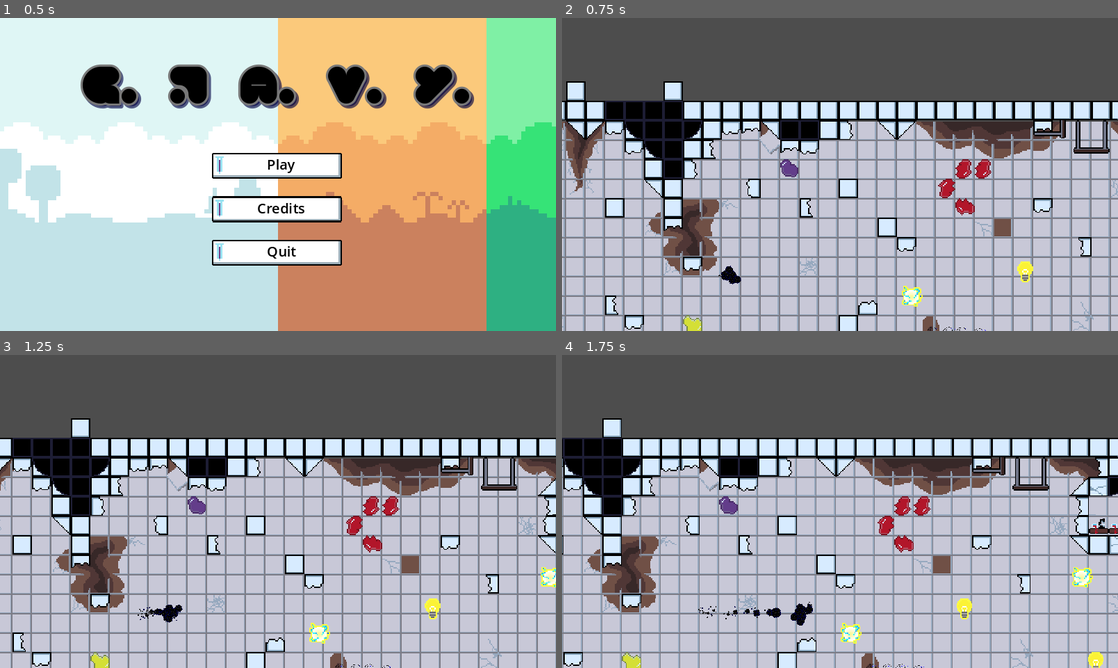
Above: before the commit, frames 1-4 (two rows, left to right).
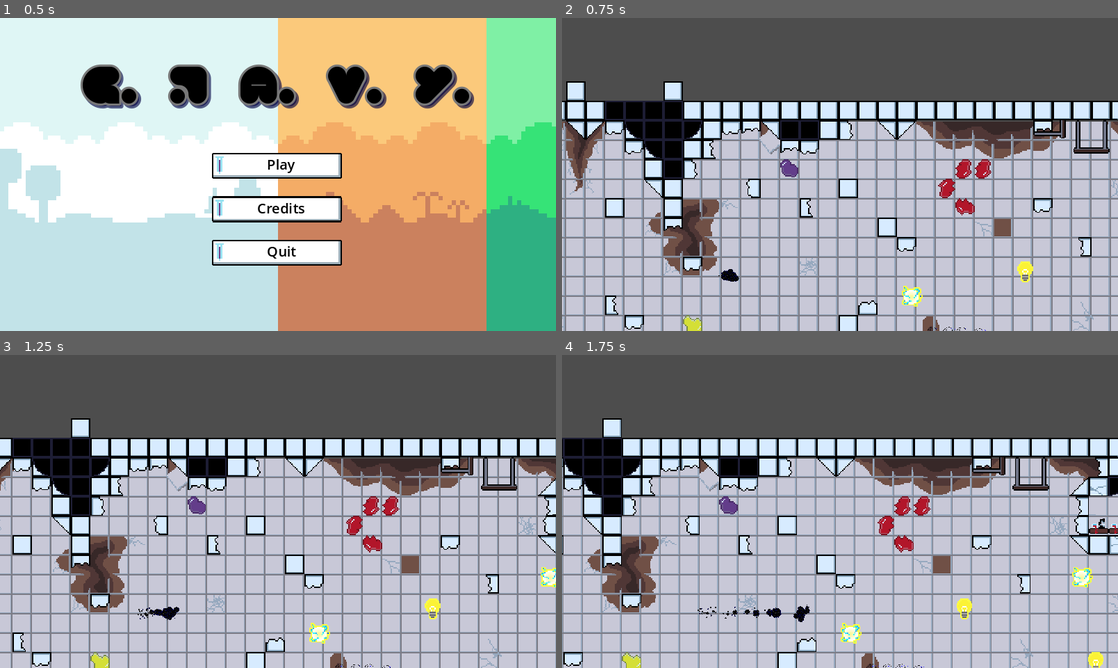
Above: after the commit, the same moments.

Repository: BenBenBenB/godot-testing-2d
Game: Godot game, scene res://scene/main.tscn
Same seed, same stepped clock (60 frames per second), same inputs: the game is played once before the commit and once after it. Sound files missing from this copy of the repository are replaced by a short silence.
Inputs:
- Up to frame 1 (0.5 s): no input
- Up to frame 2 (0.75 s): click "Play" at 0.5 s
- Up to frame 3 (1.25 s): no input
- Up to frame 4 (1.75 s): hold D (move_right) from 1.28 s (still down)

Frame 1 is identical in both runs. In frame 2, less than 0.1% of the frame differs, in the area x 28-33%, y 79-86%; in frame 3, 0.1%; in frame 4, 0.2%, in the area x 24-46%, y 78-87%.

Commit message:
mushroom mushroom mushroom dances

Diff:
--- a/scene/entity/generic_mushroom.tscn
+++ b/scene/entity/generic_mushroom.tscn
@@ -1,8 +1,8 @@
 [gd_scene load_steps=24 format=3 uid="uid://38vv3dma8qfv"]
 
+[ext_resource type="Script" path="res://script/entities/generic_mushroom.gd" id="1_dv0cd"]
 [ext_resource type="Shader" path="res://resource/outline.gdshader" id="2_dedev"]
 [ext_resource type="Texture2D" uid="uid://dr14ypni6h6cj" path="res://assets/sprite/Mushroom_dance.png" id="3_hjotv"]
-[ext_resource type="Texture2D" uid="uid://dqk4wsvn1dn31" path="res://assets/sprite/Mushrooms_16x16.png" id="3_usqaq"]
 
 [sub_resource type="CapsuleShape2D" id="CapsuleShape2D_p3tdl"]
 radius = 6.0
@@ -125,7 +125,7 @@
 "texture": SubResource("AtlasTexture_gteip")
 }],
 "loop": true,
-"name": &"pale_green",
+"name": &"pale green",
 "speed": 5.0
 }, {
 "frames": [{
@@ -164,27 +164,19 @@
 "texture": SubResource("AtlasTexture_hfqhl")
 }],
 "loop": true,
-"name": &"yellow_green",
+"name": &"yellow green",
 "speed": 4.0
 }]
 
 [node name="Generic mushroom" type="Area2D"]
+script = ExtResource("1_dv0cd")
 
 [node name="CollisionShape2D" type="CollisionShape2D" parent="."]
 shape = SubResource("CapsuleShape2D_p3tdl")
 
-[node name="Sprite2D" type="Sprite2D" parent="."]
-visible = false
-texture_filter = 1
+[node name="AnimatedSprite2D" type="AnimatedSprite2D" parent="."]
 material = SubResource("ShaderMaterial_tfx12")
-texture = ExtResource("3_usqaq")
-hframes = 3
-vframes = 2
-
-[node name="AnimatedSprite2D" type="AnimatedSprite2D" parent="."]
 sprite_frames = SubResource("SpriteFrames_autjj")
-animation = &"yellow_green"
-frame = 1
-frame_progress = 0.856276
+animation = &"yellow green"
 
 [connection signal="body_entered" from="." to="." method="_on_body_entered"]
--- a/scene/level/level_01.tscn
+++ b/scene/level/level_01.tscn
@@ -13,7 +13,8 @@
 [ext_resource type="PackedScene" uid="uid://ht5y7fx1fdck" path="res://scene/ui/death_menu.tscn" id="9_av47y"]
 [ext_resource type="PackedScene" uid="uid://wpfgcm4ujef5" path="res://scene/entity/enemy/turret_straight_line.tscn" id="10_iqs3h"]
 [ext_resource type="PackedScene" uid="uid://bddy0xye4soiv" path="res://scene/ui/pause_menu.tscn" id="12_h4vcx"]
-[ext_resource type="PackedScene" path="res://scene/entity/generic_bad_eat.tscn" id="14_y86k8"]
+[ext_resource type="PackedScene" uid="uid://kxhrm3jtu4th" path="res://scene/entity/generic_bad_eat.tscn" id="14_y86k8"]
+[ext_resource type="PackedScene" uid="uid://38vv3dma8qfv" path="res://scene/entity/generic_mushroom.tscn" id="15_y3a7g"]
 
 [sub_resource type="TileSetAtlasSource" id="TileSetAtlasSource_rdtw8"]
 texture = ExtResource("2_sb0f7")
@@ -238,4 +239,25 @@
 [node name="Generic bad eat5" parent="." instance=ExtResource("14_y86k8")]
 position = Vector2(389, 168)
 
+[node name="Generic mushroom" parent="." instance=ExtResource("15_y3a7g")]
+position = Vector2(2829, 347)
+
+[node name="Generic mushroom2" parent="." instance=ExtResource("15_y3a7g")]
+position = Vector2(2828, 409)
+
+[node name="Generic mushroom3" parent="." instance=ExtResource("15_y3a7g")]
+position = Vector2(2860, 490)
+
+[node name="Generic mushroom4" parent="." instance=ExtResource("15_y3a7g")]
+position = Vector2(2921, 436)
+
+[node name="Generic mushroom5" parent="." instance=ExtResource("15_y3a7g")]
+position = Vector2(2895, 375)
+
+[node name="Generic mushroom6" parent="." instance=ExtResource("15_y3a7g")]
+position = Vector2(2948, 494)
+
+[node name="Generic mushroom7" parent="." instance=ExtResource("15_y3a7g")]
+position = Vector2(3008, 426)
+
 [connection signal="stop_scroll" from="CharacterBody2D" to="Camera2D" method="stop_scroll"]
--- /dev/null
+++ b/script/entities/generic_mushroom.gd
@@ -0,0 +1,50 @@
+extends Area2D
+
+@onready var anim_sprite : AnimatedSprite2D = $AnimatedSprite2D
+var mass: float = 2
+#hard coding the number of existing animations seems unavoidable atm
+@onready var shroom_type : int = randi_range(0, 5)
+var shroom_anim : String
+
+func _ready():
+	set_food_type(shroom_type)
+
+func _process(_delta):
+	anim_sprite.play(shroom_anim)
+
+func _on_body_entered(body: CharacterBody2D):
+	body.consume_mass(mass)
+	queue_free()
+
+func set_food_type(num : int):
+	#sprite_2d.frame = num
+	match num:
+		0:
+			#blue shroom
+			mass = 12
+			shroom_anim = "blue"
+		1:
+			#orange shroom
+			mass = 15
+			shroom_anim = "orange"
+		2:
+			#pale green shroom
+			mass = 20
+			shroom_anim = "pale green"
+		3:
+			#purple shroom
+			mass = 18
+			shroom_anim = "purple"
+		4:
+			#red shroom
+			mass = 20
+			shroom_anim = "red"
+		5:
+			#yellow green shroom
+			mass = 12
+			shroom_anim = "yellow green"
+
+		_:
+			#error
+			mass = 0
+			print("Something went wrong here")
--- a/script/entities/test_player.gd
+++ b/script/entities/test_player.gd
@@ -10,7 +10,7 @@
 var auto_forward: bool
 var wall_bump_distance = 2
 var left_wall = -120
-const max_size: float = 100
+const max_size: float = 500
 const max_scale: float = 3.0
 const min_scale: float = 0.5
 var dead : bool = false
Not shown: 1 places in scene/level/level_01.tscn that only renumber resources
